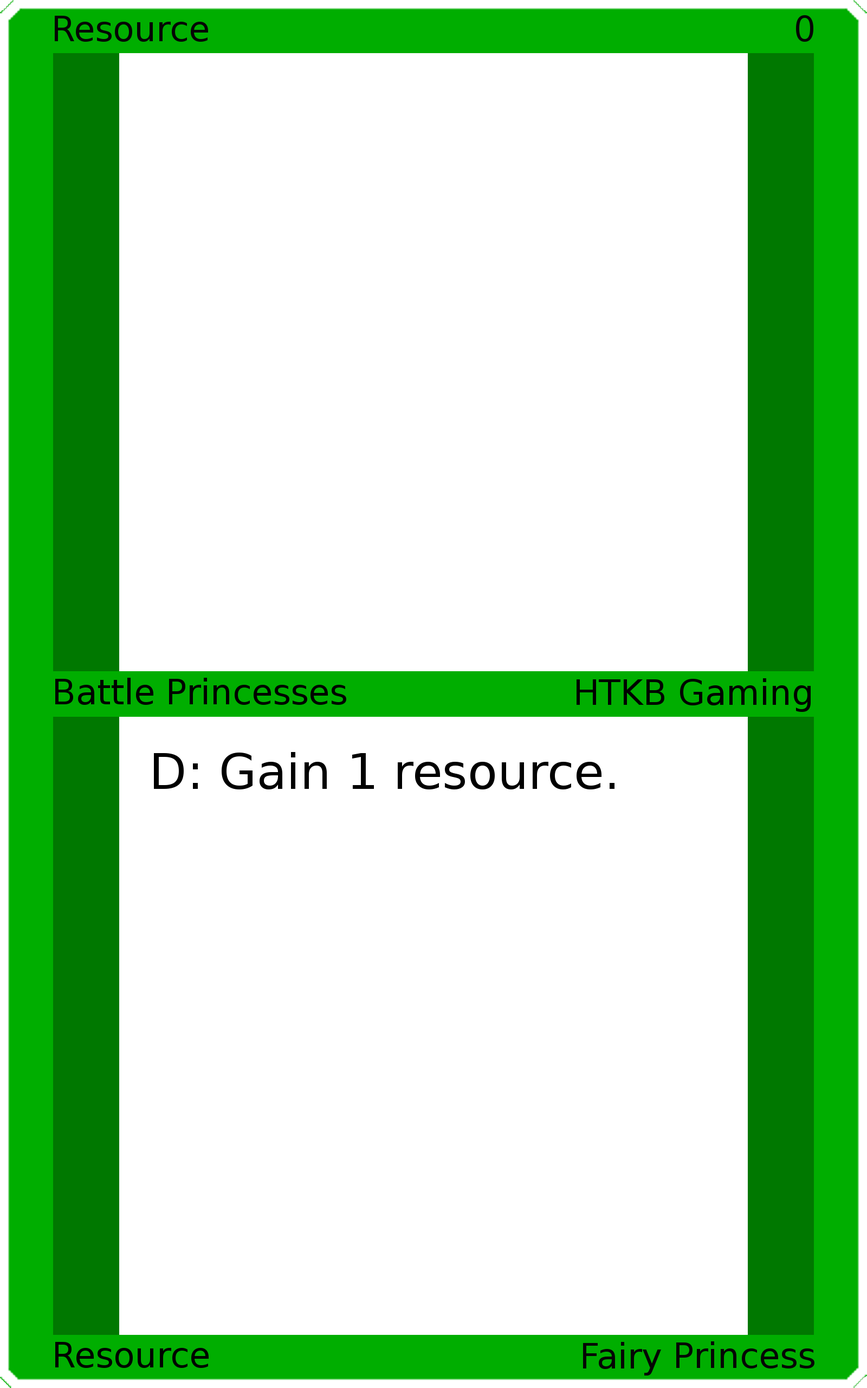
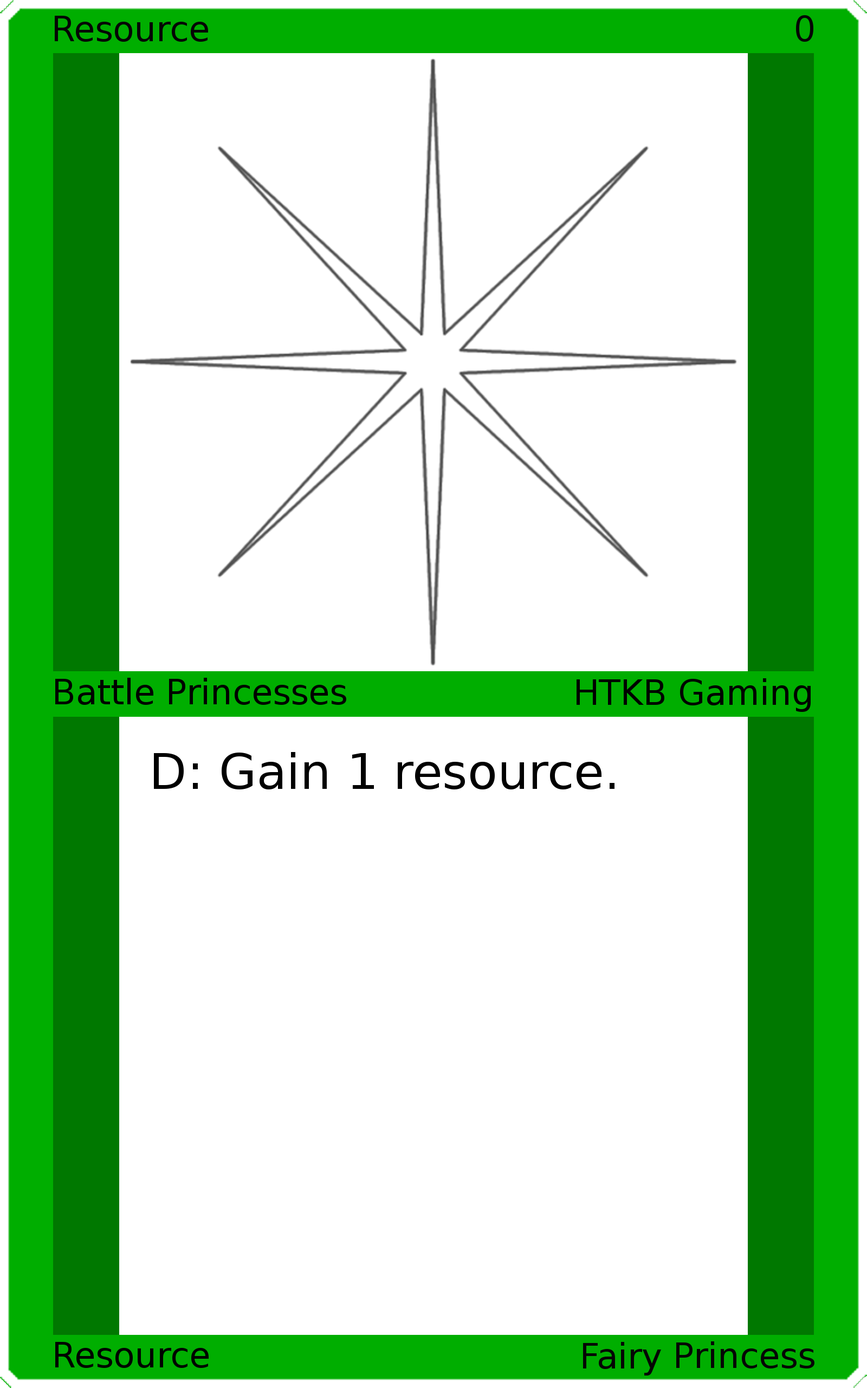
Comparing the layer stacks of the two w=867, h=1388 images. Changes:
added layer "Art" above "Top Background" over [129, 57, 738, 666]
